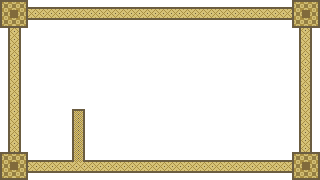
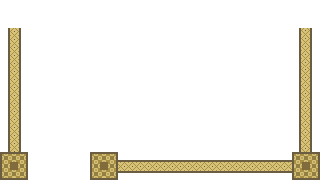
Layered file, before and after one edit (w=320, h=180). Changes by layer:
hid "wall" over [72, 109, 85, 162]
added layer "Pasted Layer #16" above "Pasted Layer #15" over [28, 109, 118, 180]
hid "Pasted Layer #14" over [0, 0, 320, 180]
